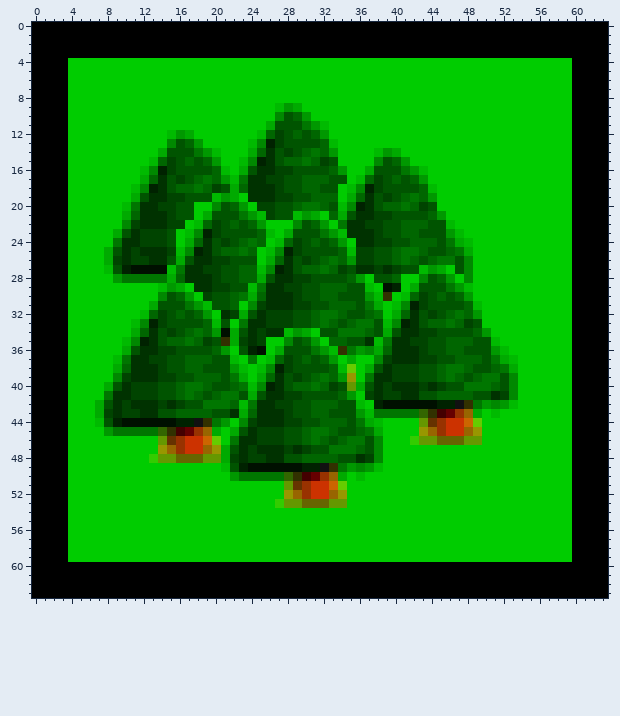
File history of a pixel-art sprite, resources/forest.png. The picture above was drawn from the file before the commit.
The file is 64x64 pixels.
After the commit:
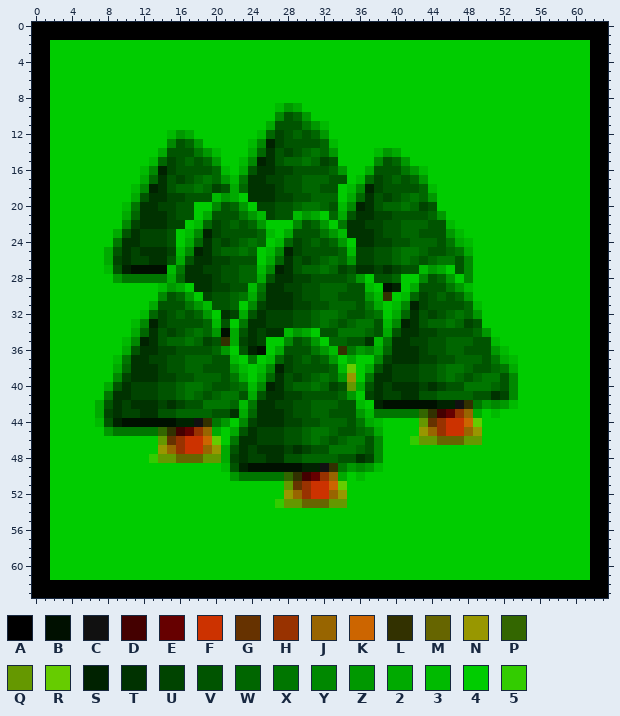
Palette (. is transparent): A #000000  B #001000  C #111111  D #440000  E #660000  F #cc3200  G #663200  H #983200  J #986500  K #cc6500  L #323100  M #666500  N #989700  P #336600  Q #659800  R #66cc00  S #002200  T #003200  U #004400  V #005400  W #006600  X #007600  Y #008800  Z #009800  2 #00aa00  3 #00ba00  4 #00cc00  5 #33cc00
Changes in this commit:
The author changed colour A to colour 4 in rows 2 to 3 at x 2 to 61; in rows 4 to 59 at x 2 to 3 and 60 to 61; in rows 60 to 61 at x 2 to 61.
Changed places in both pictures, as pixel boxes (x1, y1, x2, y2):
changed: (50, 40, 590, 580)
